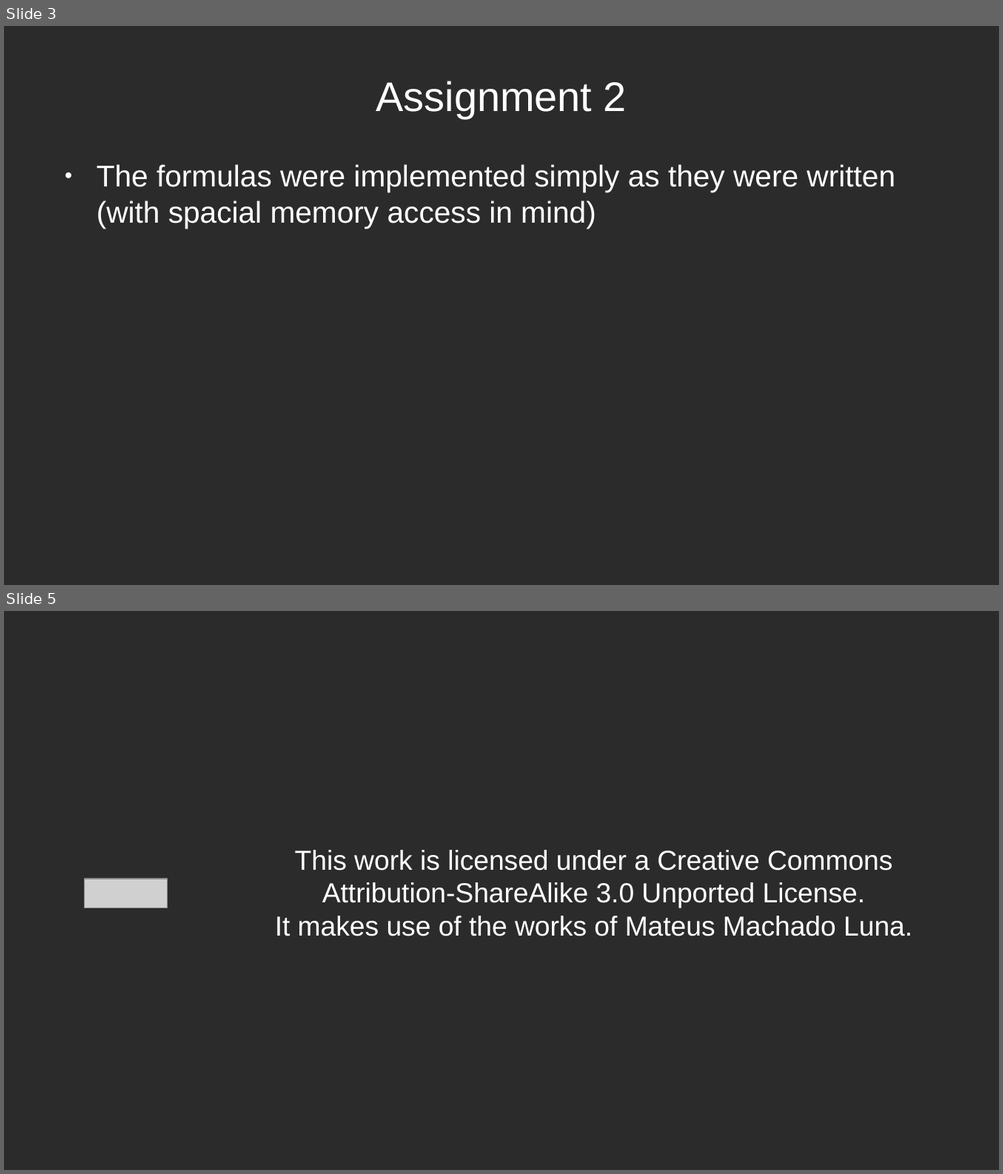
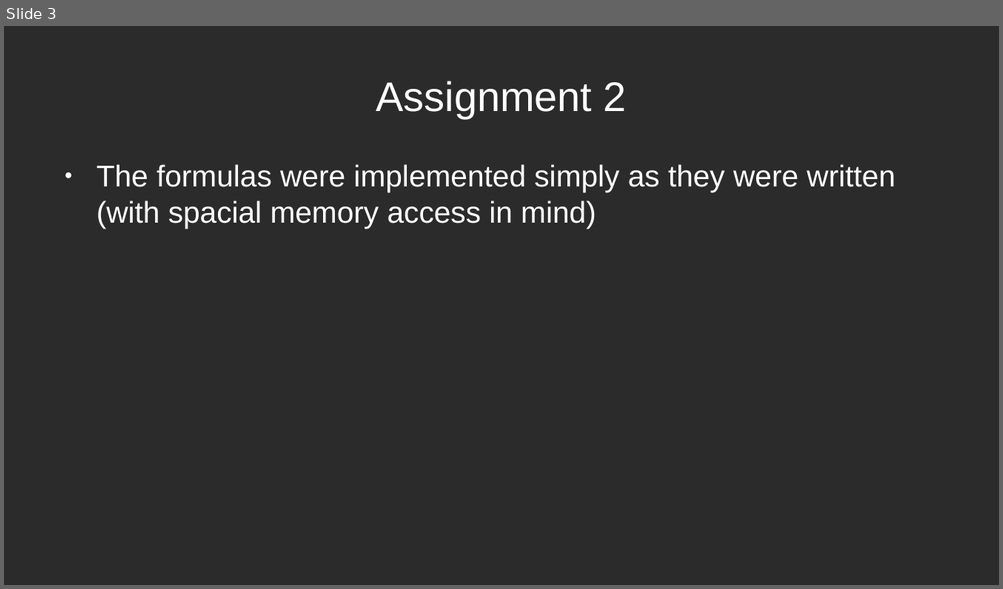
Before and after one commit to MC0117/HPC-labs, a slide deck: mypresentation.odp. Shown one above the other, each under a label of ours: slides 3 and 5 before the commit, slide 3 after it; the slides between them are not shown. The pictures are 1003x1174 and 1003x589 pixels, drawn with LibreOffice and Linux fonts; fonts in the diff are those of the drawing; grey boxes stand for pictures; background and template pictures are left out; a plain dark background stands for a picture behind light text. Boxes give left, top, right and bottom in pixels: in the first picture for what was removed or moved away, otherwise in the second. Text is boxed around its words. In the diff, an @@ line names an element or a change of style, - is before the commit and + after.

```diff
--- a/mypresentation.odp
+++ b/mypresentation.odp
@@ slide 5 removed at <box>4,611,999,1170</box>, background picture (left out) @@
@@ title removed at <box>275,850,912,937</box> @@
-This work is licensed under a Creative Commons Attribution-ShareAlike 3.0 Unported License.
-It makes use of the works of Mateus Machado Luna.
@@ picture removed at <box>85,879,168,908</box> @@
```
Also in this commit, not shown: 2 slides changed, 7 slides added, 4 other files.
